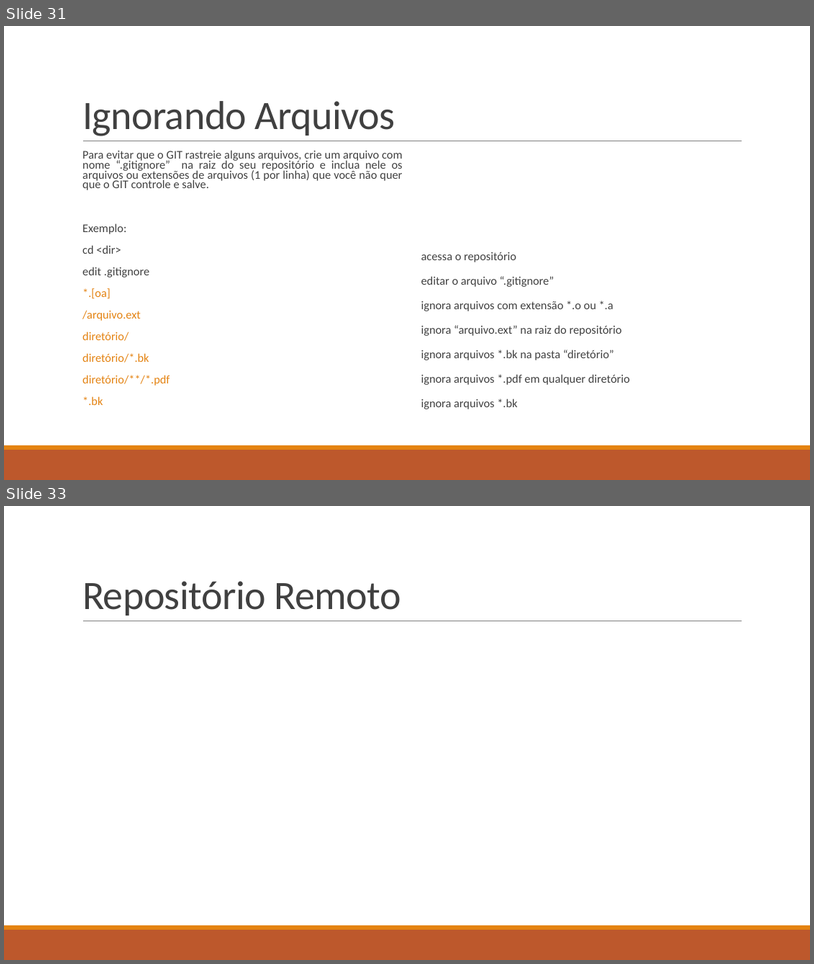
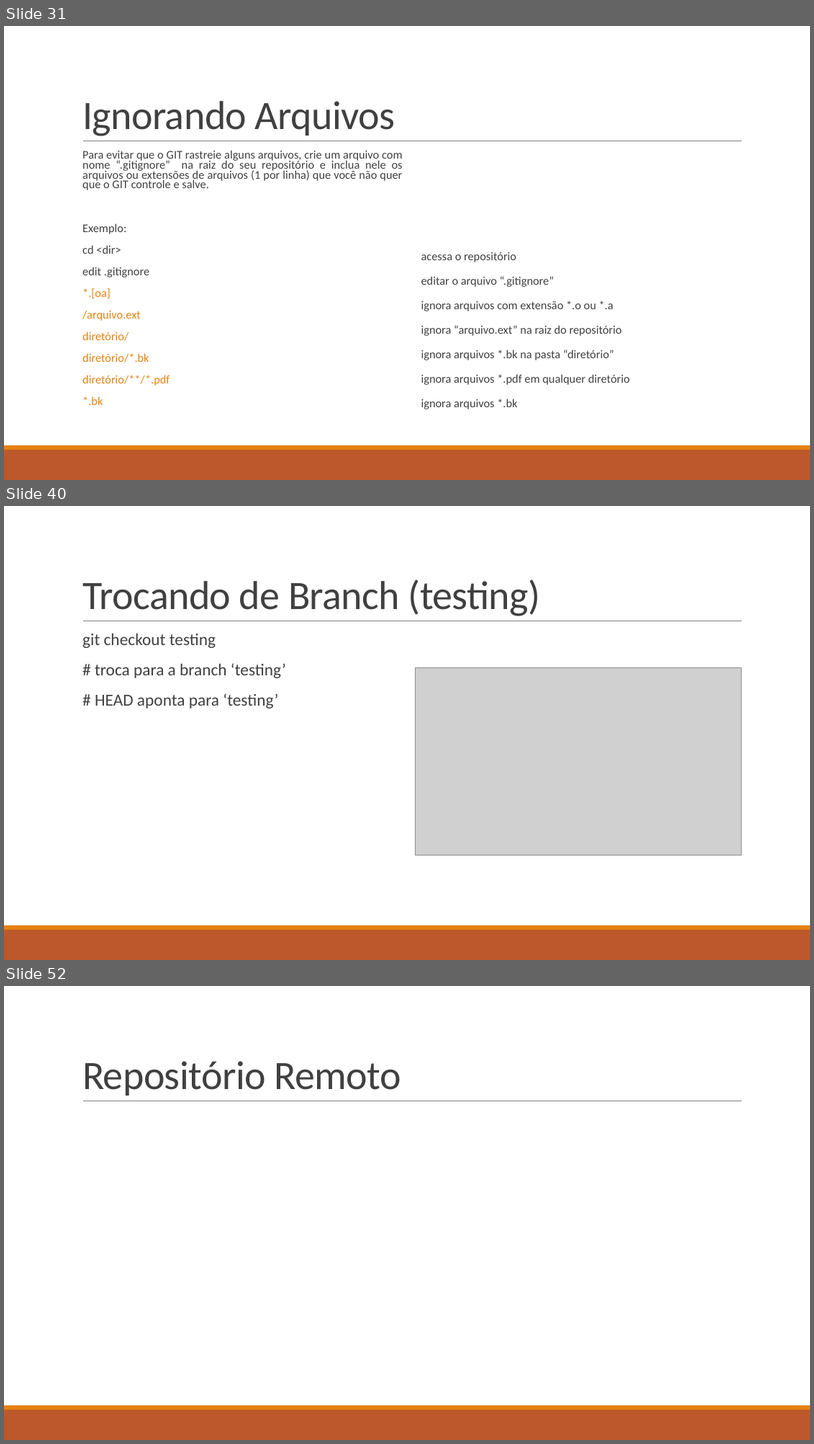
Before and after one commit to ekson73/Docs, a slide deck: Projeto VEK - GIT 4 VEK.pptx. Shown one above the other, each under a label of ours: slides 31 and 33 before the commit, slides 31, 40 and 52 after it; the slides between them are not shown. The pictures are 814x964 and 814x1444 pixels, drawn with LibreOffice and Linux fonts; fonts in the diff are those of the drawing; grey boxes stand for pictures. Boxes give left, top, right and bottom in pixels: in the first picture for what was removed or moved away, otherwise in the second. Text is boxed around its words. In the diff, an @@ line names an element or a change of style, - is before the commit and + after.

```diff
--- a/Projeto VEK - GIT 4 VEK.pptx
+++ b/Projeto VEK - GIT 4 VEK.pptx
@@ slide 40 added at (4, 506, 810, 960), background #FFFFFF; not listed: 3 template elements that a slide beside it also shows @@
@@ title added at (82, 579, 541, 616), 48 pt, text #404040 @@
+Trocando de Branch (testing)
@@ text added at (82, 633, 286, 708), 20 pt, text #404040 @@
+  git checkout testing
+  # troca para a branch ‘testing’
+  # HEAD aponta para ‘testing’
@@ picture added at (415, 667, 742, 855) @@
@@ what was slide 33 is now slide 52 @@
```
Also in this commit, not shown: 3 slides changed, 18 other slides added, 2 other files.
